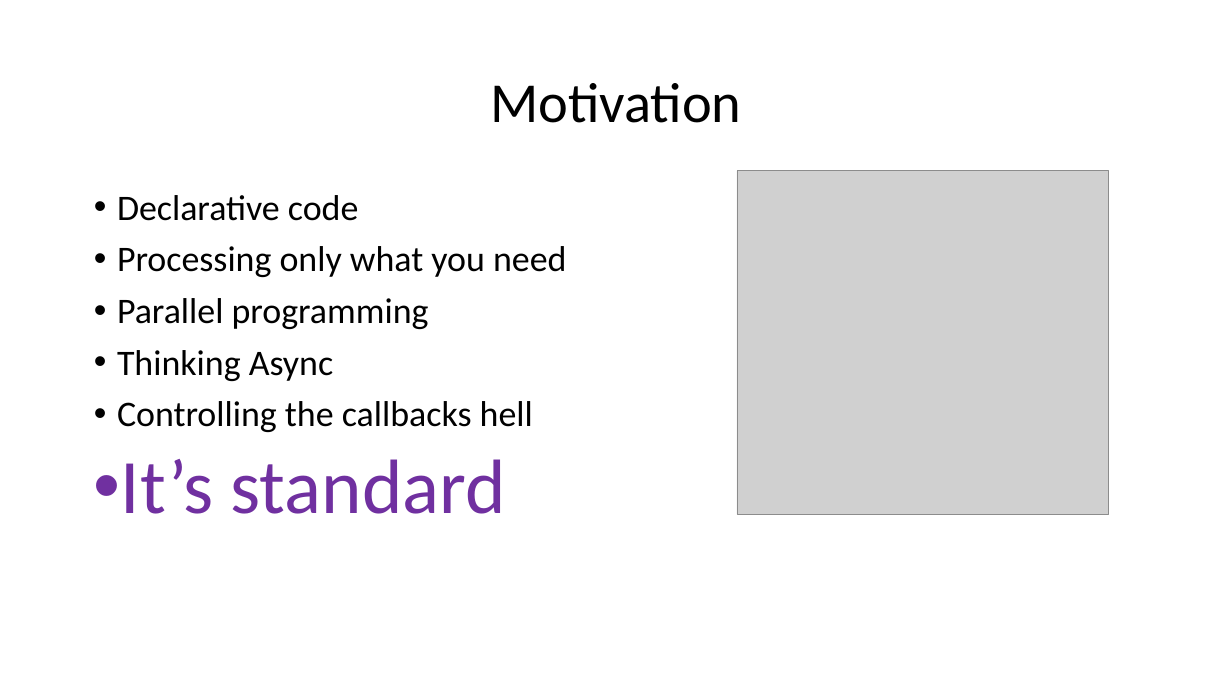
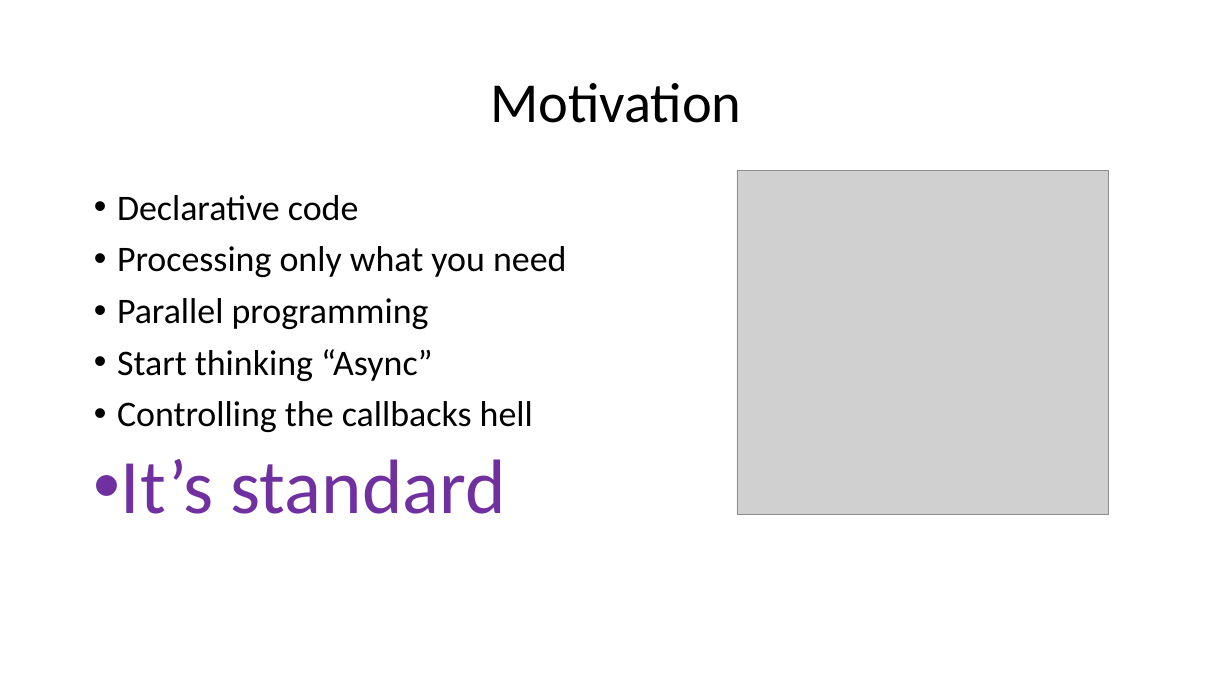
Before and after one commit to stavalfi/lectures, a slide deck: slide 4 of Functional Programming in Java 8 - Part 3 - Java Streams/Functional Programming in Java 8 - Part 3 - Java Streams - Introduction.pptx. Drawn at 1232x693 pixels with LibreOffice and Linux fonts; fonts in the diff are those of the drawing; grey boxes stand for pictures. Boxes give left, top, right and bottom in pixels: in the first picture for what was removed or moved away, otherwise in the second. Text is boxed around its words. In the diff, an @@ line names an element or a change of style, - is before the commit and + after.

Commit message:
updated stream ppt

```diff
--- a/Functional Programming in Java 8 - Part 3 - Java Streams/Functional Programming in Java 8 - Part 3 - Java Streams - Introduction.pptx
+++ b/Functional Programming in Java 8 - Part 3 - Java Streams/Functional Programming in Java 8 - Part 3 - Java Streams - Introduction.pptx
@@ text at <box>117,349,432,381</box>: text changed @@
-• Thinking Async
+• Start thinking “Async”
```
